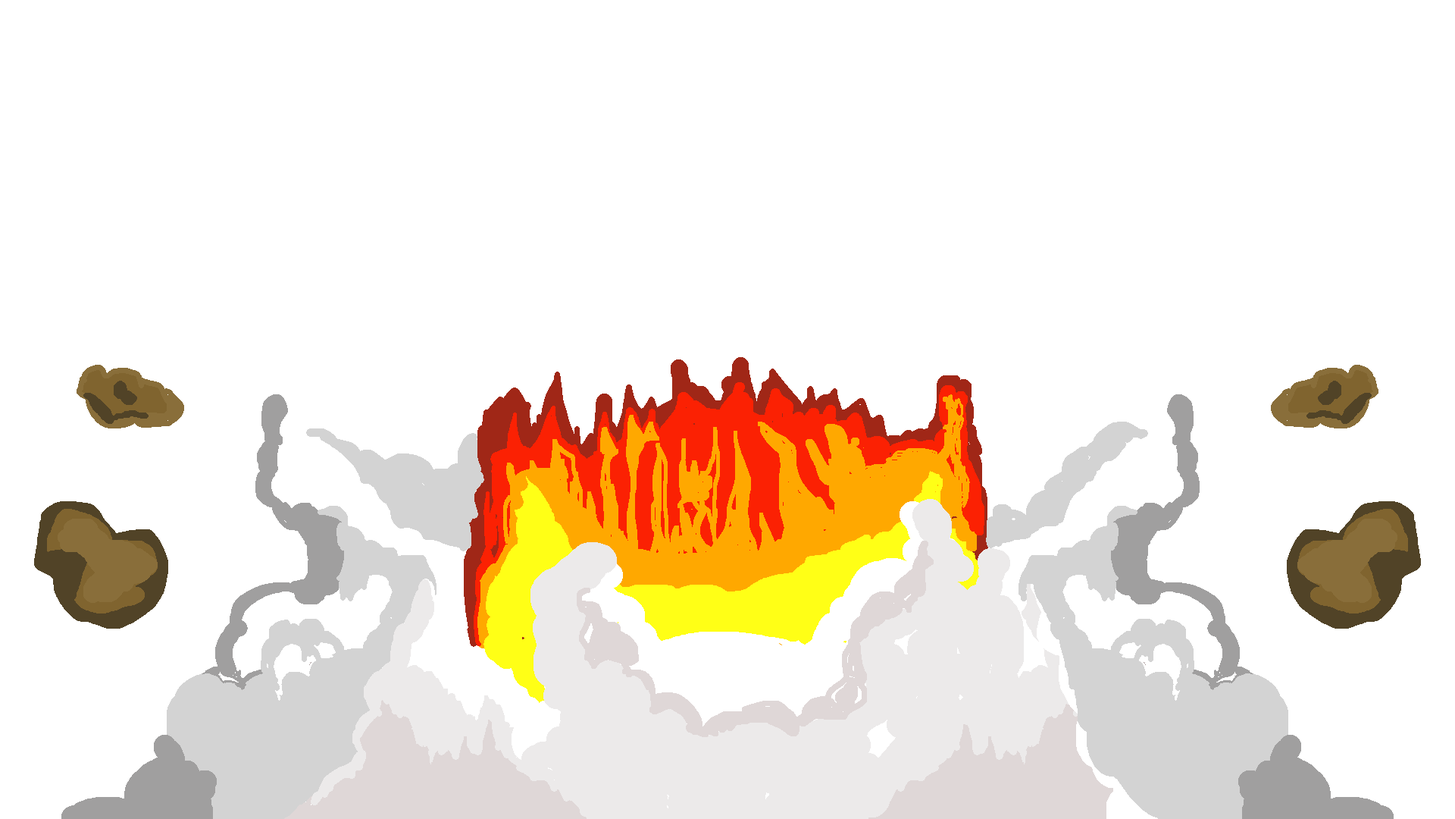
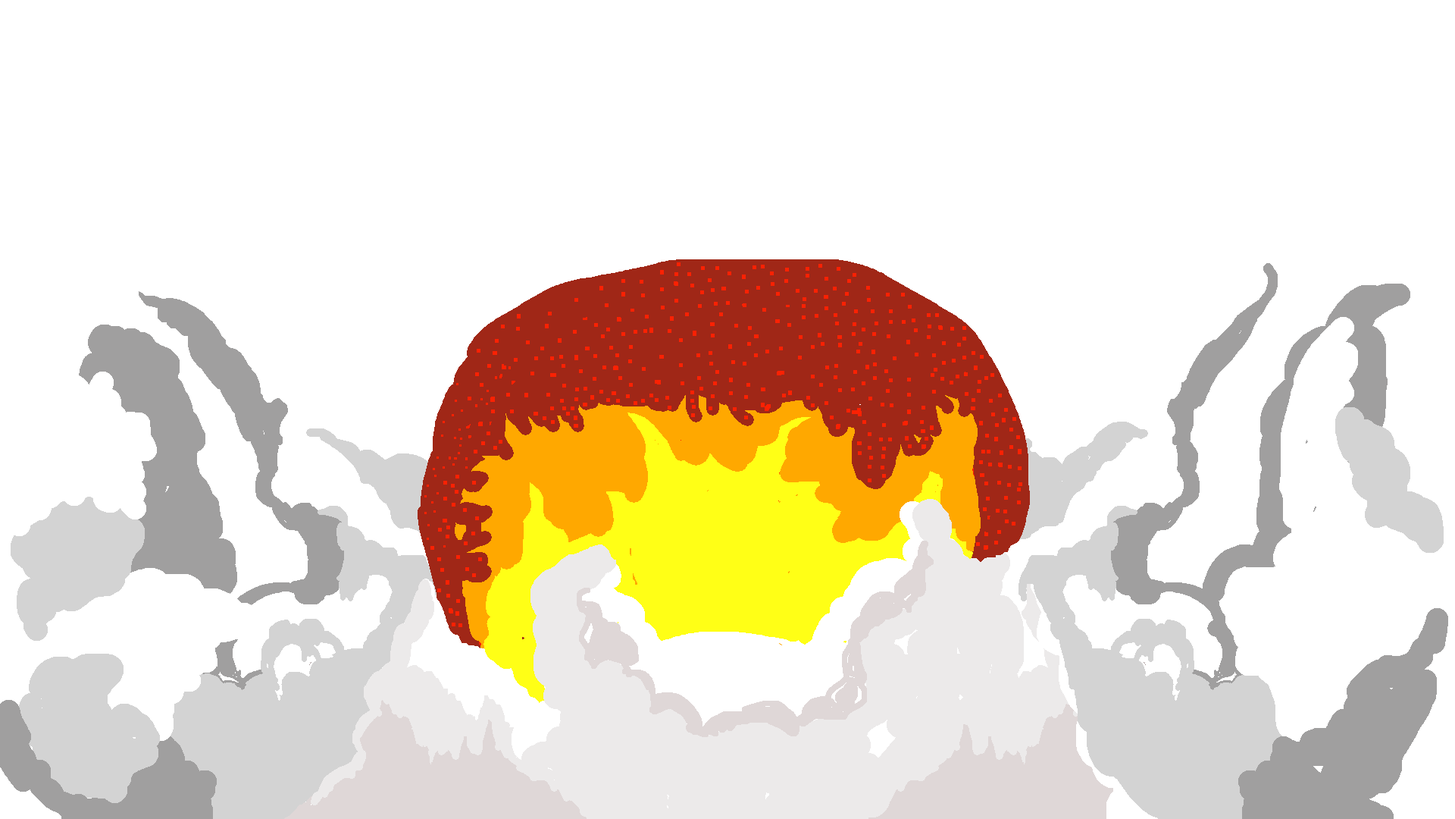
Revision of a layered 1455×819 image; what changed, layer by layer:
added layer "explosion7" above "explosion6" over [0,259,1449,816]
added layer "explosion6" above "circle copy #2" over [61,357,1394,814]
